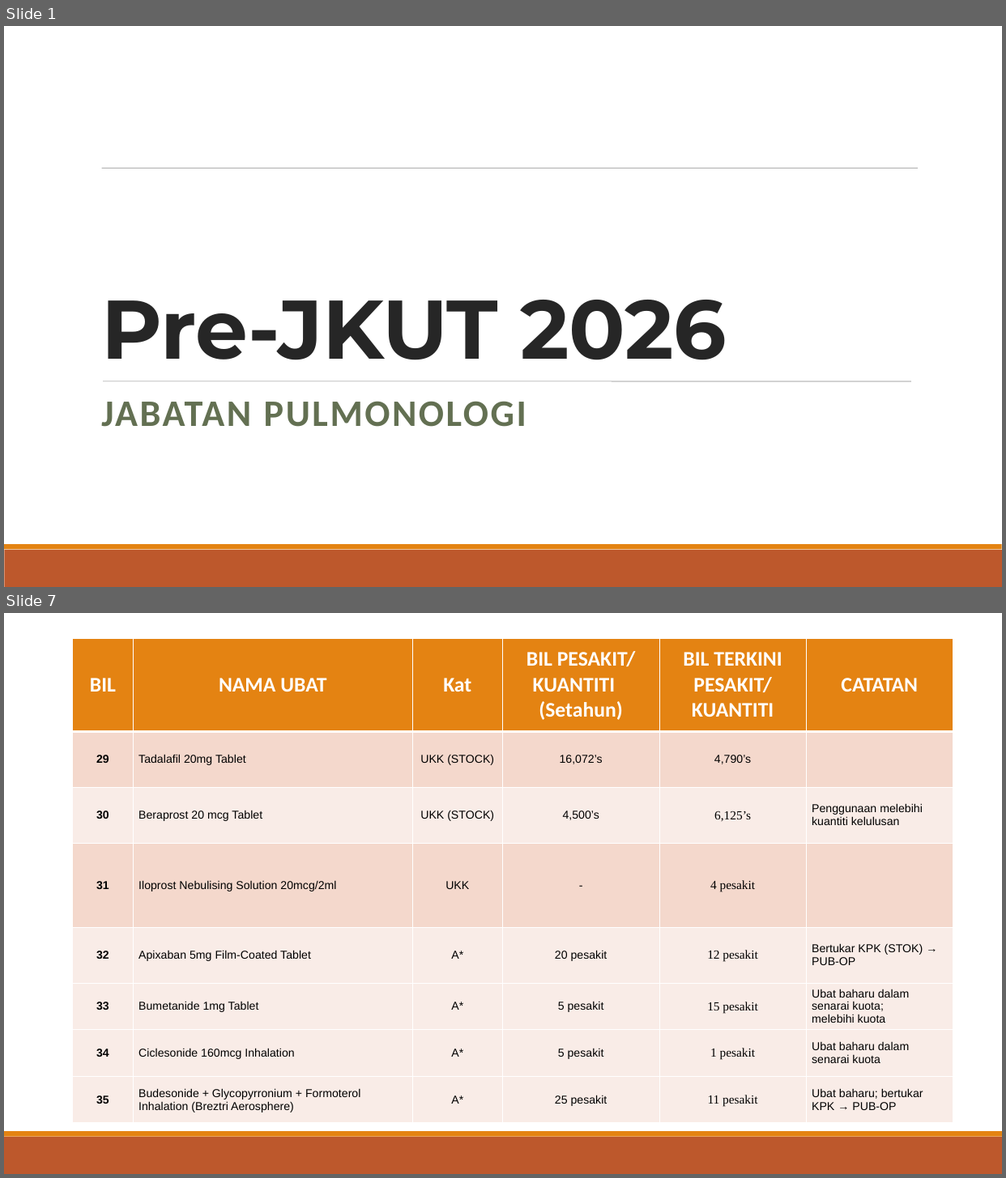
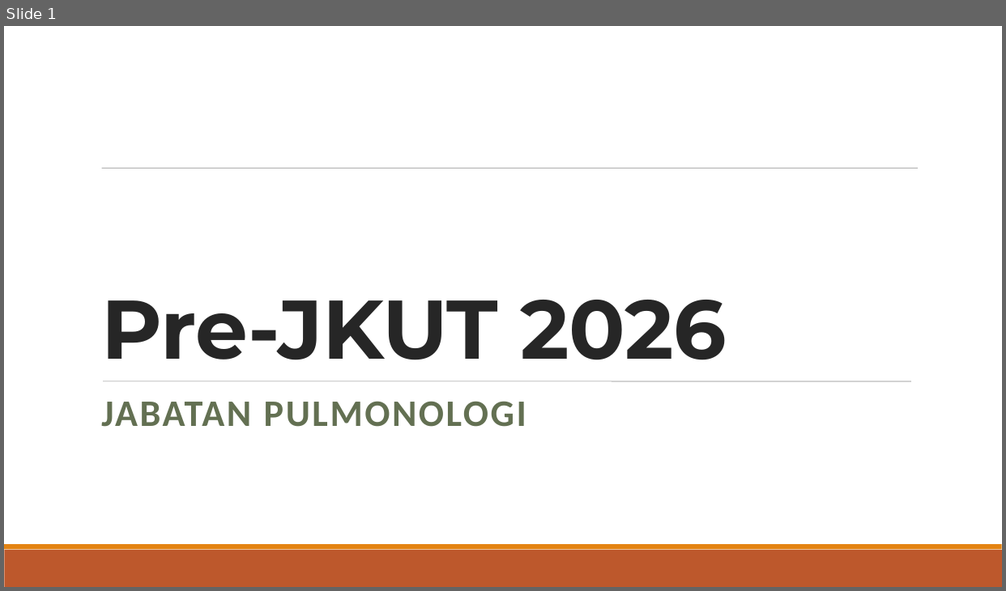
Before and after one commit to JooSzeHao/PUB-Kuota-Discussion, a slide deck: slides/Slide_Pre_JKUT_PULMONOLOGI_Feb_2026_UPDATED.pptx. Shown one above the other, each under a label of ours: slides 1 and 7 before the commit, slide 1 after it; the slides between them are not shown. The pictures are 1006x1178 and 1006x591 pixels, drawn with LibreOffice and Linux fonts; fonts in the diff are those of the drawing. Boxes give left, top, right and bottom in pixels: in the first picture for what was removed or moved away, otherwise in the second. Text is boxed around its words. In the diff, an @@ line names an element or a change of style, - is before the commit and + after.

```diff
--- a/slides/Slide_Pre_JKUT_PULMONOLOGI_Feb_2026_UPDATED.pptx
+++ b/slides/Slide_Pre_JKUT_PULMONOLOGI_Feb_2026_UPDATED.pptx
@@ slide 7 removed at (x1=4, y1=613, x2=1002, y2=1174), background #FFFFFF; not listed: 3 template elements that a slide beside it also shows @@
@@ table removed at (x1=73, y1=638, x2=953, y2=1123), 8 rows, 6 columns @@
-BIL | NAMA UBAT | Kat | BIL PESAKIT/ KUANTITI (Setahun) | BIL TERKINI PESAKIT/ KUANTITI | CATATAN
-29 | Tadalafil 20mg Tablet | UKK (STOCK) | 16,072’s | 4,790’s | 
-30 | Beraprost 20 mcg Tablet | UKK (STOCK) | 4,500’s | 6,125’s | Penggunaan melebihi kuantiti kelulusan
-31 | Iloprost Nebulising Solution 20mcg/2ml | UKK | - | 4 pesakit | 
-32 | Apixaban 5mg Film-Coated Tablet | A* | 20 pesakit | 12 pesakit | Bertukar KPK (STOK) → PUB-OP
-33 | Bumetanide 1mg Tablet | A* | 5 pesakit | 15 pesakit | Ubat baharu dalam senarai kuota; / melebihi kuota
-34 | Ciclesonide 160mcg Inhalation | A* | 5 pesakit | 1 pesakit | Ubat baharu dalam senarai kuota
-35 | Budesonide + Glycopyrronium + Formoterol Inhalation (Breztri Aerosphere) | A* | 25 pesakit | 11 pesakit | Ubat baharu; bertukar KPK → PUB-OP
```
Also in this commit, not shown: 5 slides changed, 1 slide added, 2 other slides removed.
